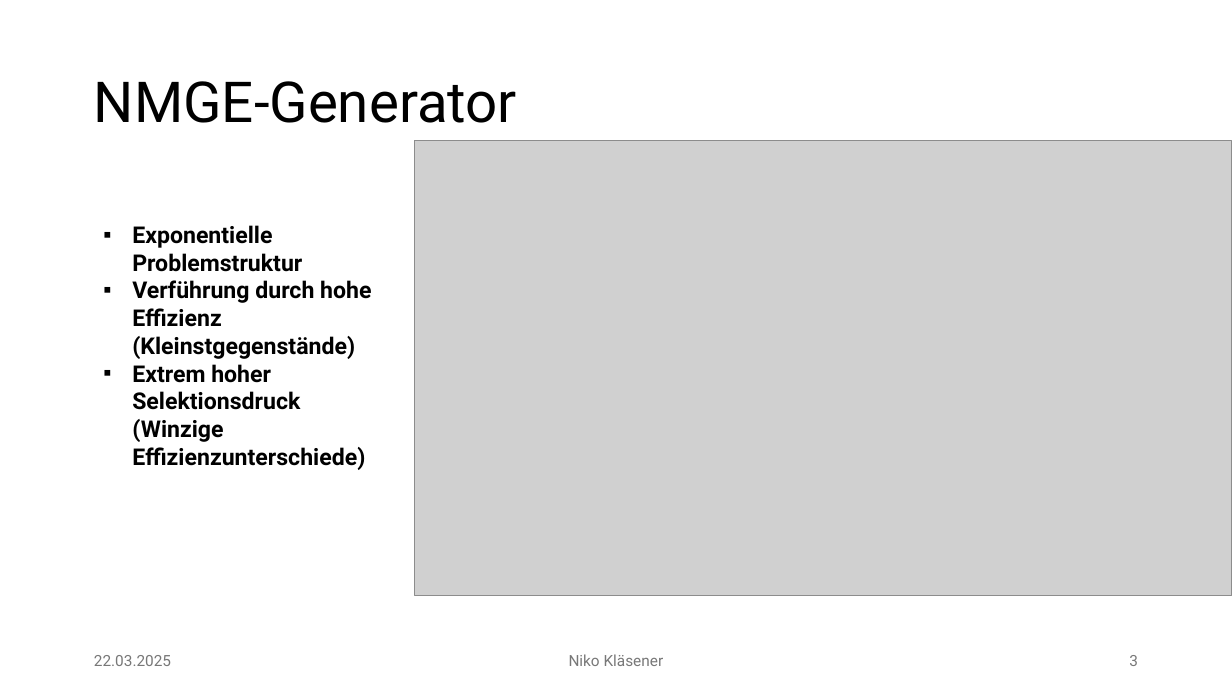
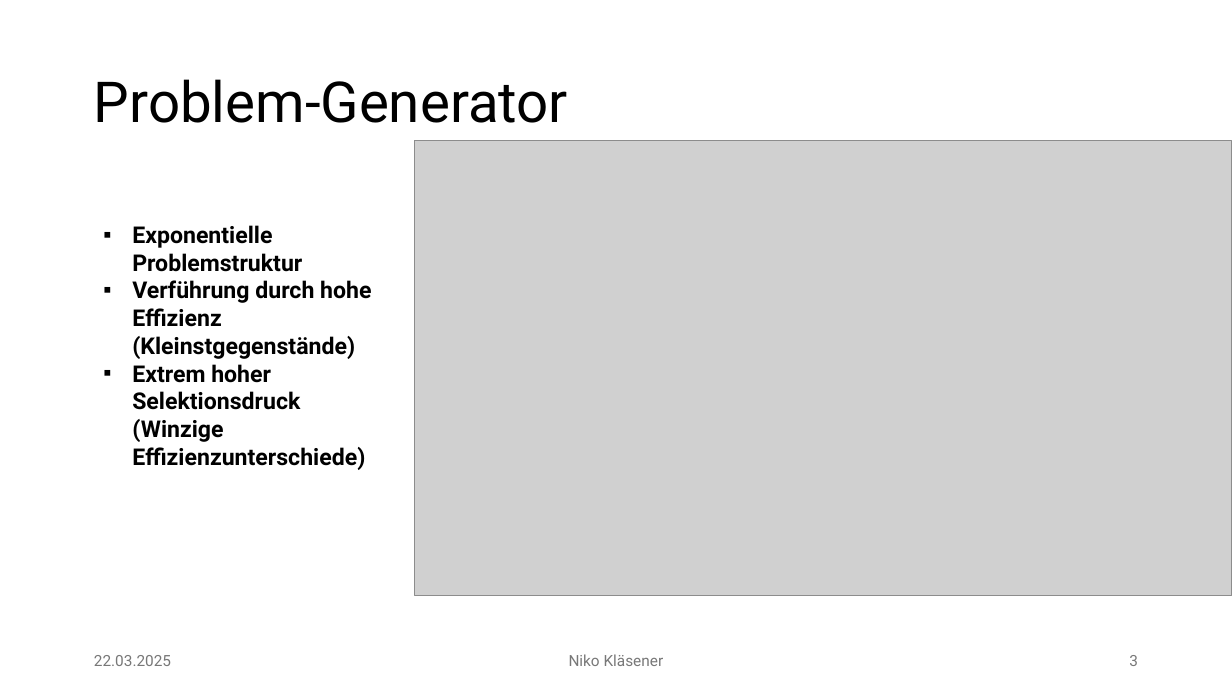
Before and after one commit to Niggo1299/BMO-Projekt, a slide deck: slide 3 of BMO-Projekt.pptx. Drawn at 1232x693 pixels with LibreOffice and Linux fonts; fonts in the diff are those of the drawing; grey boxes stand for pictures; background and template pictures are left out. Boxes give left, top, right and bottom in pixels: in the first picture for what was removed or moved away, otherwise in the second. Text is boxed around its words. In the diff, an @@ line names an element or a change of style, - is before the commit and + after.

```diff
--- a/BMO-Projekt.pptx
+++ b/BMO-Projekt.pptx
@@ title at <box>94,79,568,123</box>: text changed @@
-NMGE-Generator
+Problem-Generator
```
Also in this commit, not shown: 5 other slides changed, 3 slides added, 11 other files.
